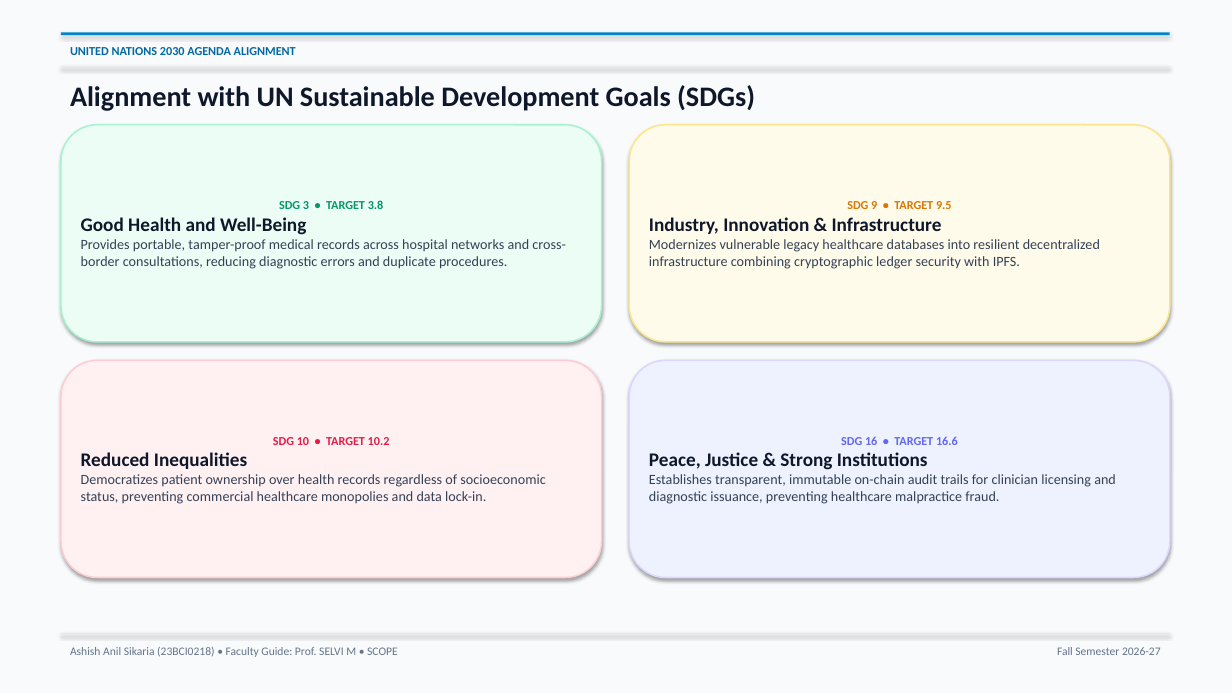
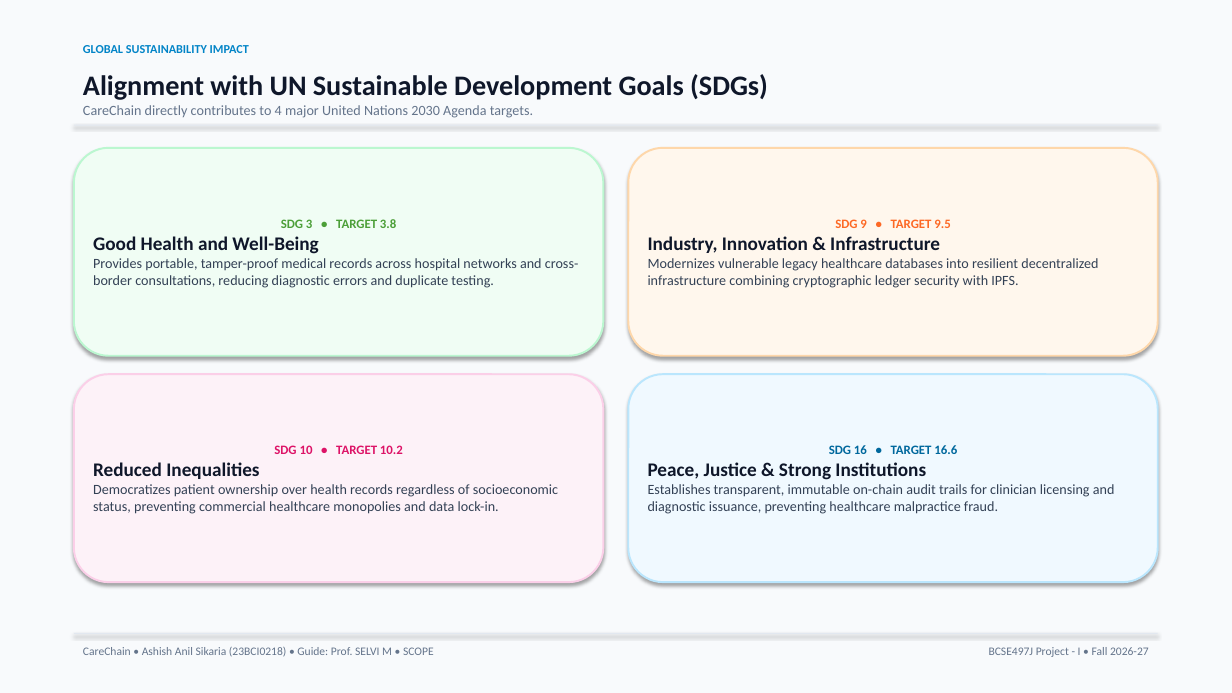
Before and after one commit to ashishanilsikaria/CareChain, a slide deck: slide 5 of docs/presentation/CareChain_Presentation.pptx. Drawn at 1232x693 pixels with LibreOffice and Linux fonts; fonts in the diff are those of the drawing. Boxes give left, top, right and bottom in pixels: in the first picture for what was removed or moved away, otherwise in the second. Text is boxed around its words. In the diff, an @@ line names an element or a change of style, - is before the commit and + after.

Commit message:
refactor(presentation): redesign deck to executive McKinsey/Apple healthtech standard with authentic UN SDG branding

```diff
--- a/docs/presentation/CareChain_Presentation.pptx
+++ b/docs/presentation/CareChain_Presentation.pptx
@@ text removed at box(70, 47, 296, 55) @@
-UNITED NATIONS 2030 AGENDA ALIGNMENT
@@ text "GLOBAL SUSTAINABILITY IMPACT": place and size @@
-text "GLOBAL SUSTAINABILITY IMPACT" at box(61, 32, 1170, 35)
+text "GLOBAL SUSTAINABILITY IMPACT" at box(83, 45, 249, 53)
@@ text "GLOBAL SUSTAINABILITY IMPACT" at box(83, 45, 249, 53): fill #0284C7 to none; shadow off @@
@@ text at box(83, 45, 249, 53): text added @@
+GLOBAL SUSTAINABILITY IMPACT
@@ text "Alignment with UN Sustainable Development ...": place and size @@
-text "Alignment with UN Sustainable Development ..." at box(70, 85, 755, 111)
+text "Alignment with UN Sustainable Development ..." at box(83, 74, 768, 118)
@@ text at box(83, 105, 533, 118): paragraph added @@
+CareChain directly contributes to 4 major United Nations 2030 Agenda targets.
@@ rectangle: place and size @@
-rectangle at box(61, 67, 1170, 67)
+rectangle at box(74, 125, 1158, 126)
@@ rounded rectangle "SDG 3 • TARGET 3.8": place and size @@
-rounded rectangle "SDG 3 • TARGET 3.8" at box(61, 125, 602, 342)
+rounded rectangle "SDG 3 • TARGET 3.8" at box(74, 148, 604, 356)
@@ rounded rectangle "SDG 3 • TARGET 3.8" at box(74, 148, 604, 356): fill #ECFDF5 to #F0FDF4; outline #A7F3D0 1.2 pt to #BBF7D0 1.5 pt @@
@@ rounded rectangle "SDG 9 • TARGET 9.5": place and size @@
-rounded rectangle "SDG 9 • TARGET 9.5" at box(629, 125, 1170, 342)
+rounded rectangle "SDG 9 • TARGET 9.5" at box(628, 148, 1158, 356)
@@ rounded rectangle "SDG 9 • TARGET 9.5" at box(628, 148, 1158, 356): fill #FFFBEB to #FFF7ED; outline #FDE68A 1.2 pt to #FED7AA 1.5 pt @@
@@ text in rounded rectangle at box(281, 219, 396, 228): size 9.5 to 10 pt, text colour #059669 to #4C9F38 in "SDG 3 • TARGET 3.8" @@
@@ text in rounded rectangle at box(835, 219, 950, 228): size 9.5 to 10 pt, text colour #D97706 to #FD6925 in "SDG 9 • TARGET 9.5" @@
@@ text in rounded rectangle at box(93, 258, 579, 288): text changed @@
-Provides portable, tamper-proof medical records across hospital networks and cross-border consultations, reducing diagnostic errors and duplicate procedures.
+Provides portable, tamper-proof medical records across hospital networks and cross-border consultations, reducing diagnostic errors and duplicate testing.
@@ rounded rectangle "SDG 10 • TARGET 10.2": place and size @@
-rounded rectangle "SDG 10 • TARGET 10.2" at box(61, 360, 602, 578)
+rounded rectangle "SDG 10 • TARGET 10.2" at box(74, 374, 604, 582)
@@ rounded rectangle "SDG 10 • TARGET 10.2" at box(74, 374, 604, 582): fill #FFF1F2 to #FDF2F8; outline #FECDD3 1.2 pt to #FBCFE8 1.5 pt @@
@@ rounded rectangle "SDG 16 • TARGET 16.6": place and size @@
-rounded rectangle "SDG 16 • TARGET 16.6" at box(629, 360, 1170, 578)
+rounded rectangle "SDG 16 • TARGET 16.6" at box(628, 374, 1158, 582)
@@ rounded rectangle "SDG 16 • TARGET 16.6" at box(628, 374, 1158, 582): fill #EEF2FF to #F0F9FF; outline #DDD6FE 1.2 pt to #BAE6FD 1.5 pt @@
@@ text in rounded rectangle at box(274, 445, 403, 454): size 9.5 to 10 pt, text colour #E11D48 to #DD1367 in "SDG 10 • TARGET 10.2" @@
@@ text in rounded rectangle at box(829, 445, 957, 454): size 9.5 to 10 pt, text colour #6366F1 to #00689D in "SDG 16 • TARGET 16.6" @@
@@ rectangle: place and size @@
-rectangle at box(61, 633, 1170, 634)
+rectangle at box(74, 633, 1158, 634)
@@ text at box(83, 647, 434, 657): text changed @@
-Ashish Anil Sikaria (23BCI0218) • Faculty Guide: Prof. SELVI M • SCOPE
+CareChain • Ashish Anil Sikaria (23BCI0218) • Guide: Prof. SELVI M • SCOPE
@@ text at box(989, 647, 1149, 657): text changed @@
-Fall Semester 2026-27
+BCSE497J Project - I • Fall 2026-27
```
Also in this commit, not shown: 9 other slides changed, 2 other files.
